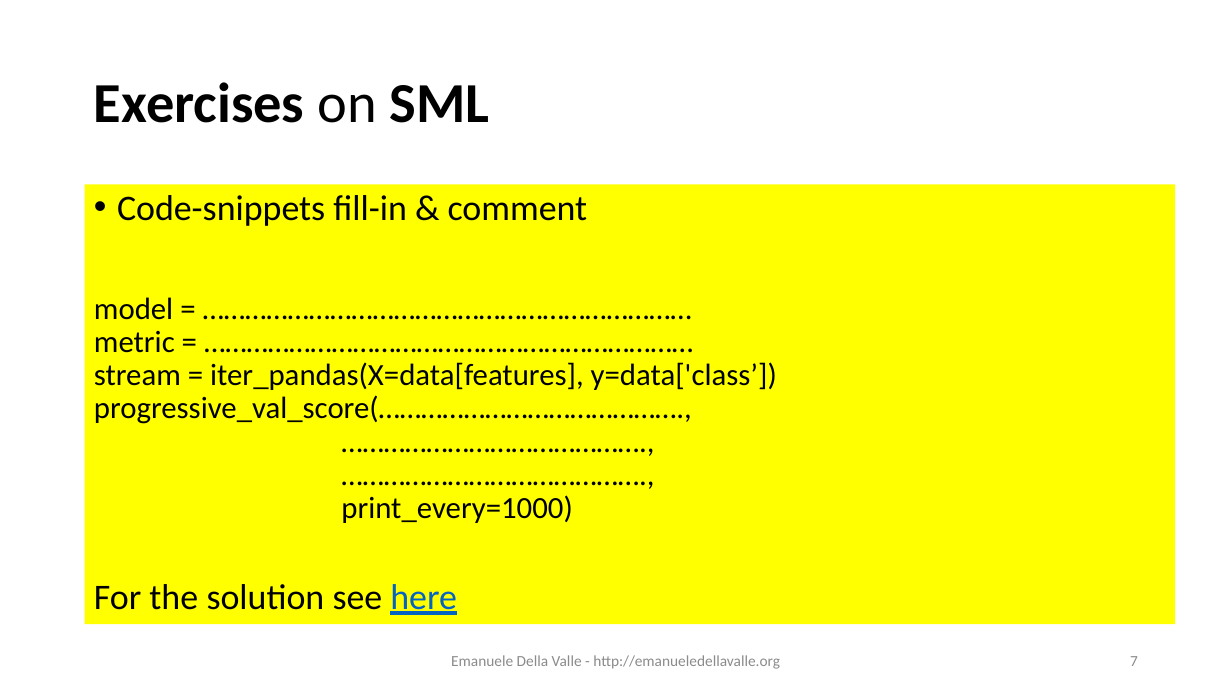
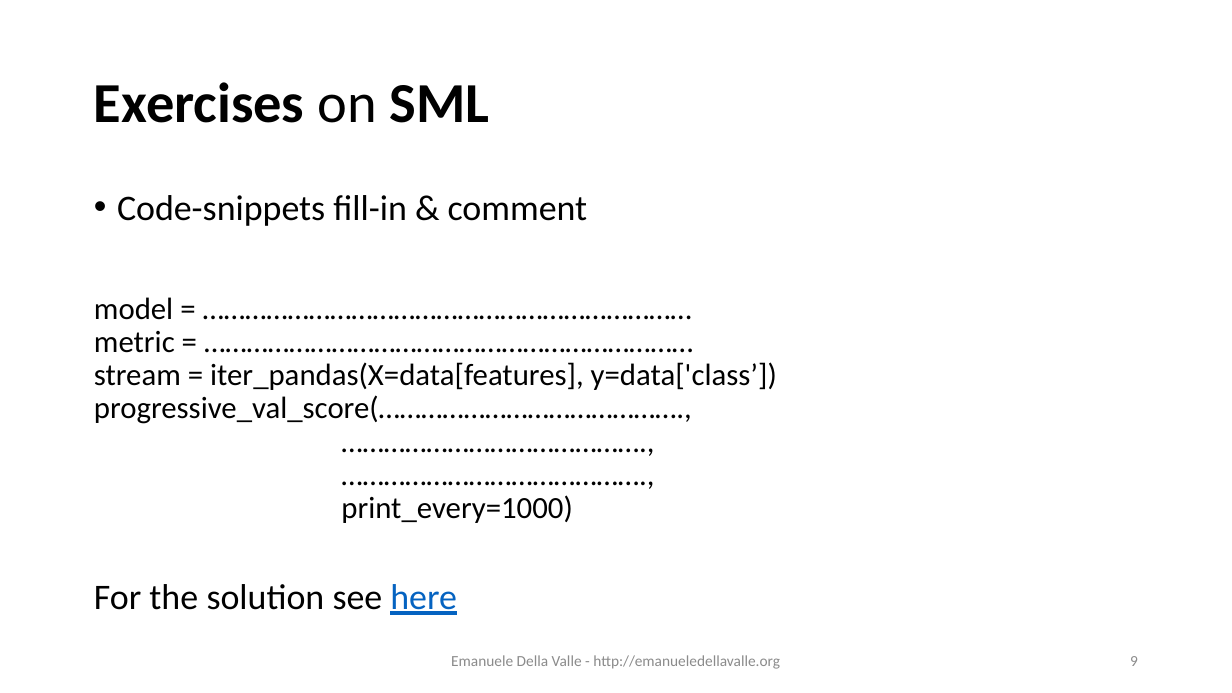
Before and after one commit to eugeniovaretti/streaming-data-analytics, a slide deck: slide 9 of lectures/11_SDS_exam-preview/11_Streaming-Data-Science_exam-preview.pptx (slide 7 before the commit). Drawn at 1232x693 pixels with LibreOffice and Linux fonts; fonts in the diff are those of the drawing. Boxes give left, top, right and bottom in pixels: in the first picture for what was removed or moved away, otherwise in the second. Text is boxed around its words. In the diff, an @@ line names an element or a change of style, - is before the commit and + after.

```diff
--- a/lectures/11_SDS_exam-preview/11_Streaming-Data-Science_exam-preview.pptx
+++ b/lectures/11_SDS_exam-preview/11_Streaming-Data-Science_exam-preview.pptx
@@ text "Code-snippets fill-in & comment": place and size @@
-text "Code-snippets fill-in & comment" at box(85, 185, 1176, 625)
+text "Code-snippets fill-in & comment" at box(94, 195, 777, 615)
@@ text "Code-snippets fill-in & comment" at box(94, 195, 777, 615): fill #FFFF00 to none @@
@@ page number at box(1130, 656, 1138, 666): text changed @@
-7
+9
```
Also in this commit, not shown: 7 other slides changed, 3 slides added.
